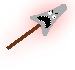
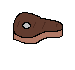
Before/after of a 75 x 70 layered artwork. What changed in the layer stack:
added layer "Слой 4" above "id6" over [left=23, top=23, right=30, bottom=28]
added layer "id6" above "id5" over [left=13, top=12, right=63, bottom=44]
hid "id5" over [left=0, top=0, right=75, bottom=62]
